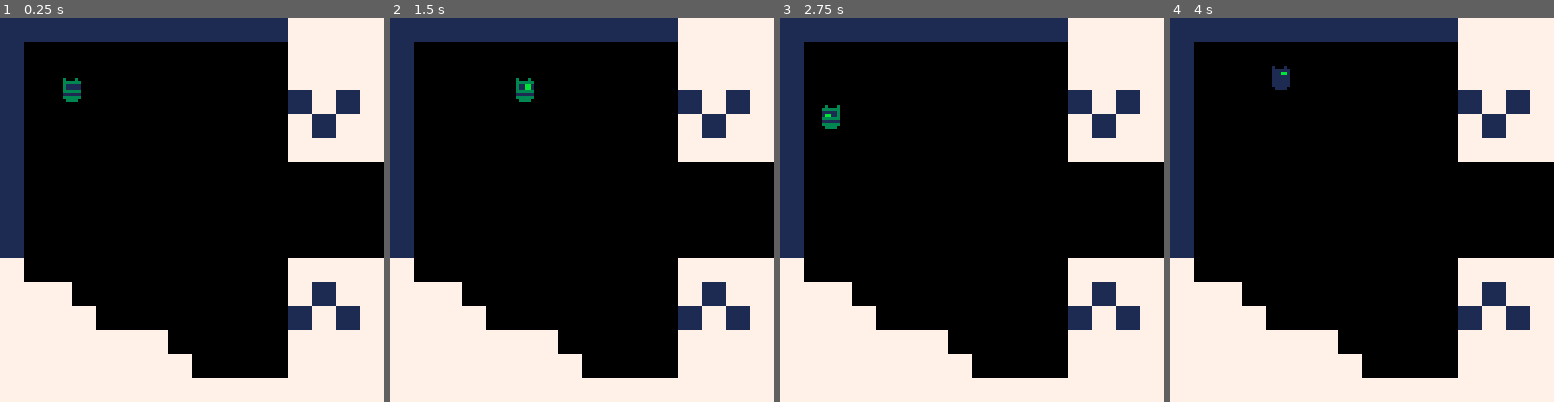
Above: before the commit, frames 1-4 (left to right).
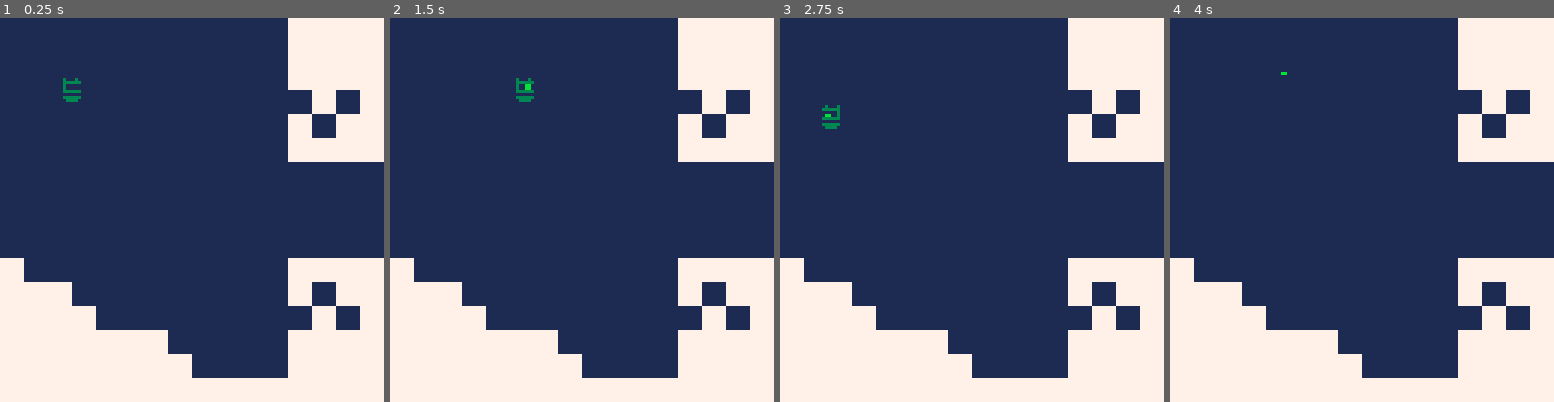
Above: after the commit, the same moments.

Repository: alxgnon/pico-8
Game: PICO-8 cartridge robo.p8
The game is run twice, just before and just after one commit, with the same random seed, the same clock (stepped at 60 frames per second) and the same inputs.
Inputs:
- Up to frame 1 (0.25 s): no input
- Up to frame 2 (1.5 s): tap O (Z key) at 0.33, 0.7, 1.43 s
- Up to frame 3 (2.75 s): hold Left 1.97-2.37 s; tap O (Z key) at 2.22 s; hold Down from 2.42 s (still down)
- Up to frame 4 (4 s): release Down at 2.82 s; hold Right 2.87-3.53 s; tap O (Z key) at 3.1, 3.98 s; hold Up from 3.58 s (still down)

The runs differ from the first frame. In frame 1, 59% of the frame differs, in the area x 6-100%, y 6-94%; in frame 2, 59%; in frame 3, 59%; in frame 4, 59%.

Commit message:
deep blue sea

Diff:
--- a/robo.p8
+++ b/robo.p8
@@ -3,8 +3,8 @@
 __lua__
 actors = {}
 
-function new()
-	local a = {}
+function new(name)
+	local a = {name=name}
 
 	-- extend
 	function a:xt(o)
@@ -39,7 +39,7 @@
 
 -- movable --------------------
 
-function moveable(speed, dx, dy)
+function movable(speed, dx, dy)
 	return {
 		speed = speed or 0.25,
 		dx = dx or 0,
@@ -257,11 +257,11 @@
 -- main -----------------------
 
 function _init()
-	new() -- player
+	new("player")
 	:xt(controllable())
 	:xt(drawable(17))
 	:xt(posable(3, 3))
-	:xt(moveable(0.125))
+	:xt(movable(0.125))
 	:xt(collideable(0.3))
 	:xt(palable())
 end
@@ -279,7 +279,7 @@
 end
 
 function _draw()
-	cls()
+	cls(1)
 	map(0,0,0,0,16,16)
 	foreach(actors, draw)
 end
@@ -294,10 +294,10 @@
 00000000111111117777777700000000000000000000000000000000000000000000000000000000000000000000000000000000000000000000000000000000
 aaaaaaaa030003000300030003000300030003000000000000000000000000000000000000000000000000000000000000000000000000000000000000000000
 a000000a033333300333333003333330033333300000000000000000000000000000000000000000000000000000000000000000000000000000000000000000
-a000000a031111100311991003119910031111100009900000000000000000000000000000000000000000000000000000000000000000000000000000000000
-a000000a031111100311991003111110031199100090090000000000000000000000000000000000000000000000000000000000000000000000000000000000
+a000000a030000000311991003119910031111100009900000000000000000000000000000000000000000000000000000000000000000000000000000000000
+a000000a030000000311991003111110031199100090090000000000000000000000000000000000000000000000000000000000000000000000000000000000
 a000000a033333300333333003333330033333300090090000000000000000000000000000000000000000000000000000000000000000000000000000000000
-a000000a011111100111111001111110011111100009900000000000000000000000000000000000000000000000000000000000000000000000000000000000
+a000000a000000000111111001111110011111100009900000000000000000000000000000000000000000000000000000000000000000000000000000000000
 a000000a033333300333333003333330033333300000000000000000000000000000000000000000000000000000000000000000000000000000000000000000
 aaaaaaaa003333000033330000333300003333000000000000000000000000000000000000000000000000000000000000000000000000000000000000000000
 00000000000000000000000000000000000000000000000000000000000000000000000000000000000000000000000000000000000000000000000000000000
